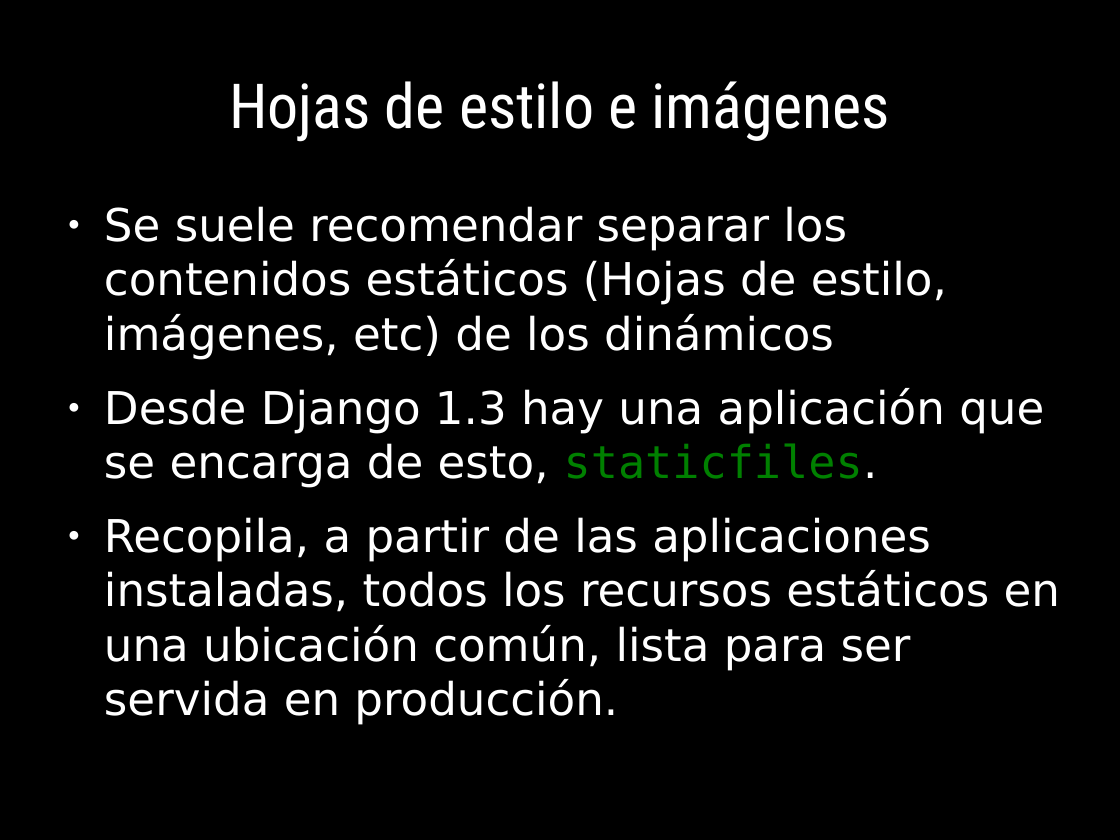
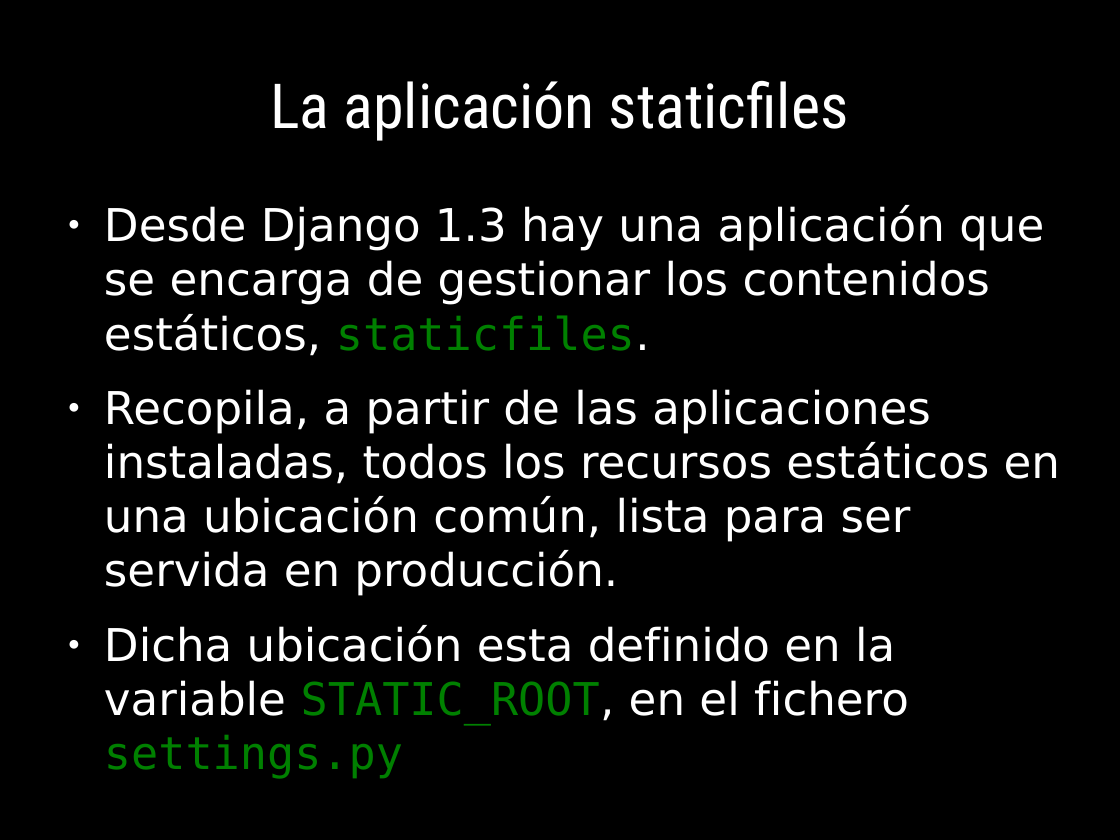
Before and after one commit to euribates/curso-django, a slide deck: slide 67 of presentacion/curso_django.odp (slide 66 before the commit). Drawn at 1120x840 pixels with LibreOffice and Linux fonts; fonts in the diff are those of the drawing. Boxes give left, top, right and bottom in pixels: in the first picture for what was removed or moved away, otherwise in the second. Text is boxed around its words. In the diff, an @@ line names an element or a change of style, - is before the commit and + after.

Commit message:
+ Terminada la presentaci?n, falta revisar y publicar
+ La aplicaci?n de ejemplo "shield" se ha pasada a un
  repositorio propio en mercurial:
  https://bitbucket.org/euribates/shield

```diff
--- a/presentacion/curso_django.odp
+++ b/presentacion/curso_django.odp
@@ title at (x1=270, y1=80, x2=849, y2=141): text changed @@
-Hojas de estilo e imágenes
+La aplicación staticfiles
@@ text at (x1=104, y1=205, x2=1044, y2=356): text changed @@
-● Se suele recomendar separar los contenidos estáticos (Hojas de estilo, imágenes, etc) de los dinámicos
-● Desde Django 1.3 hay una aplicación que se encarga de esto, staticfiles.
+● Desde Django 1.3 hay una aplicación que se encarga de gestionar los contenidos estáticos, staticfiles.
@@ text at (x1=104, y1=625, x2=909, y2=779): paragraph added @@
+● Dicha ubicación esta definido en la variable STATIC_ROOT, en el fichero settings.py
```
Also in this commit, not shown: 4 other slides changed, 26 slides added, 22 other files.
